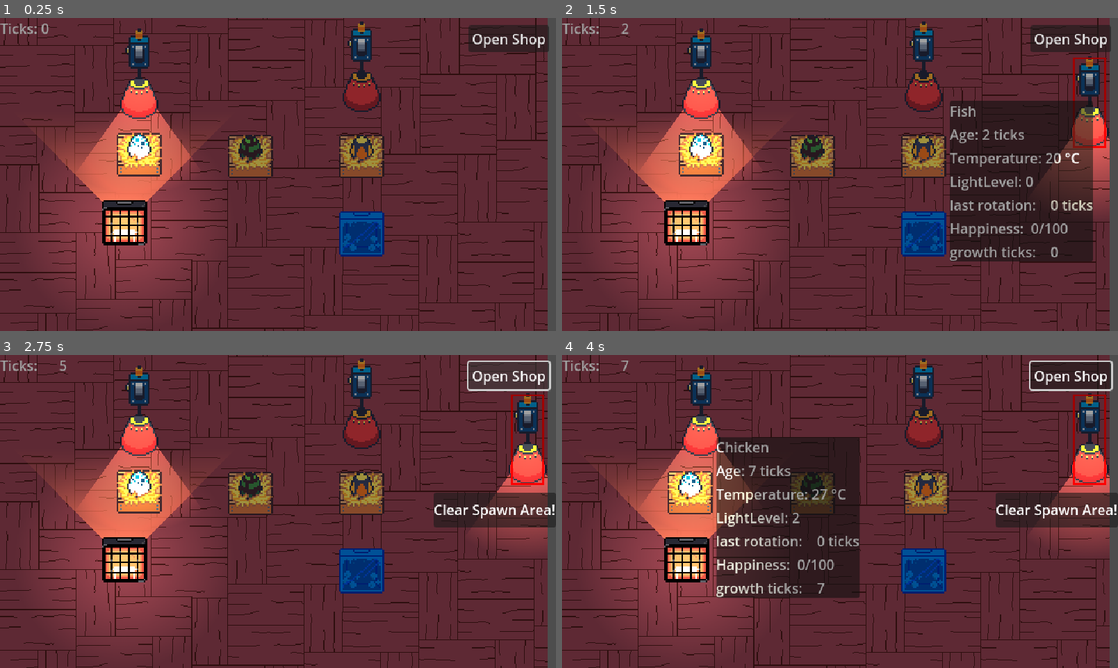
Above: before the commit, frames 1-4 (two rows, left to right).
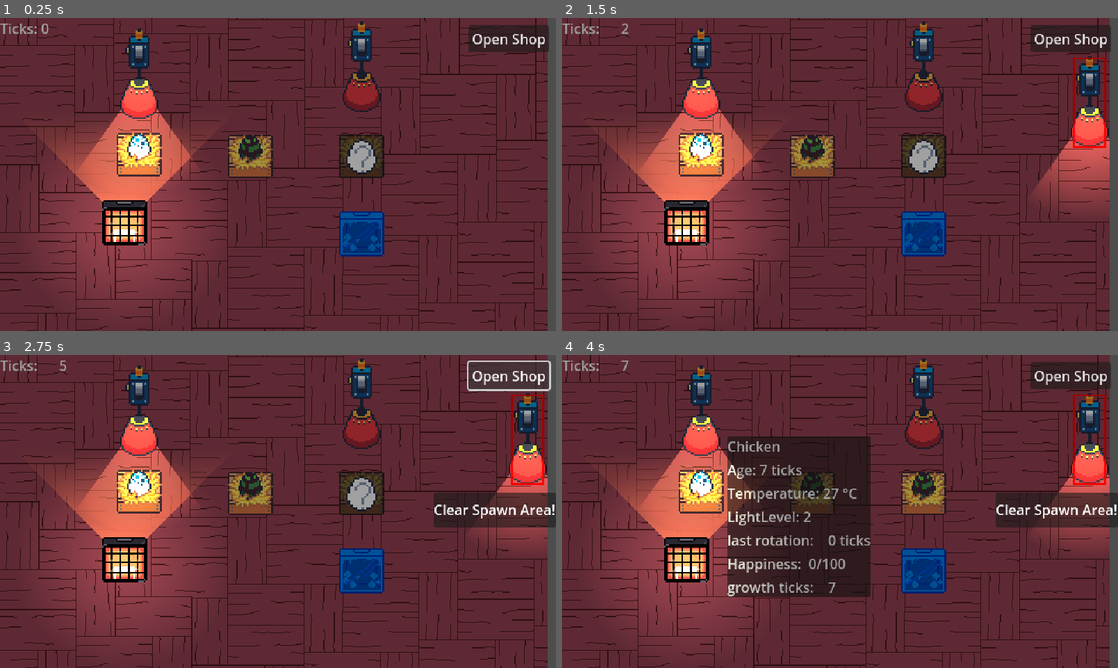
Above: after the commit, the same moments.

Repository: Chris-GW/eggs_incubation_station
Game: Godot game, scene res://main.tscn
Same seed, same stepped clock (60 frames per second), same inputs: the game is played once before the commit and once after it.
Inputs (mouse positions are in pixels of both pictures, inside the frame that each line leads up to):
- Up to frame 1 (0.25 s): no input
- Up to frame 2 (1.5 s): click "Open Shop" at 0.5 s; click (923, 155) at 1.27 s
- Up to frame 3 (2.75 s): click "Open Shop" at 2 s
- Up to frame 4 (4 s): click (923, 492) at 2.77 s; click (678, 495) at 3.5 s, where only the run after the commit has a clickable "choose"

The runs differ from the first frame. In frame 1, 0.9% of the frame differs, in the area x 61-70%, y 37-52%; in frame 2, 13%, in the area x 61-96%, y 26-78%; in frame 3, 0.9%; in frame 4, 6.5%.

Commit message:
small fix for buy station without egg

Diff:
--- a/main.tscn
+++ b/main.tscn
@@ -6,7 +6,6 @@
 [ext_resource type="Resource" uid="uid://igwpka7ehvvf" path="res://scripts/egg_creatures/creature_chicken.tres" id="3_1bvp3"]
 [ext_resource type="PackedScene" uid="uid://bb2c5mlyg7sy4" path="res://scenes/devices/heater.tscn" id="3_h2yge"]
 [ext_resource type="Resource" uid="uid://5hgtftfyu4uv" path="res://scripts/egg_creatures/creature_duck.tres" id="4_lquwl"]
-[ext_resource type="Resource" uid="uid://dacvawr1rtowm" path="res://scripts/egg_creatures/creature_fish.tres" id="5_5vw27"]
 [ext_resource type="PackedScene" uid="uid://m7nn74deuc3m" path="res://scenes/devices/hanging_lamp.tscn" id="6_7mycd"]
 [ext_resource type="PackedScene" uid="uid://brnwpac523qw7" path="res://scenes/devices/cooler.tscn" id="7_272bh"]
 [ext_resource type="PackedScene" uid="uid://dv57jw1jlbgw" path="res://scenes/shop/device_shop.tscn" id="9_kek77"]
@@ -45,7 +44,6 @@
 
 [node name="IncubationStation3" parent="Map" instance=ExtResource("2_0xm2m")]
 position = Vector2(416, 160)
-starting_egg_creature = ExtResource("5_5vw27")
 
 [node name="Heater" parent="Map" instance=ExtResource("3_h2yge")]
 position = Vector2(143, 235)
--- a/scripts/incubation_station.gd
+++ b/scripts/incubation_station.gd
@@ -19,6 +19,7 @@
 	if starting_egg_creature:
 		egg.set_egg_creature(starting_egg_creature)
 	else:
+		$PlaceEggButton.visible = true
 		egg.queue_free()
 
 
Not shown: 1 places in main.tscn that only renumber resources
